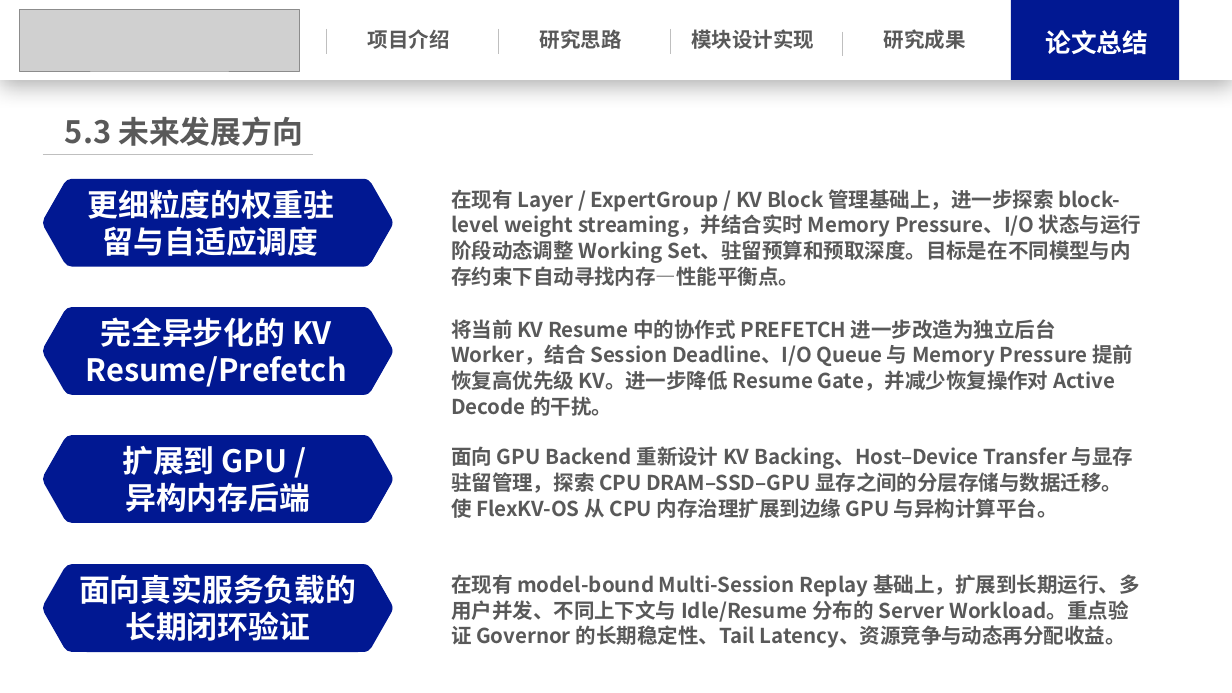
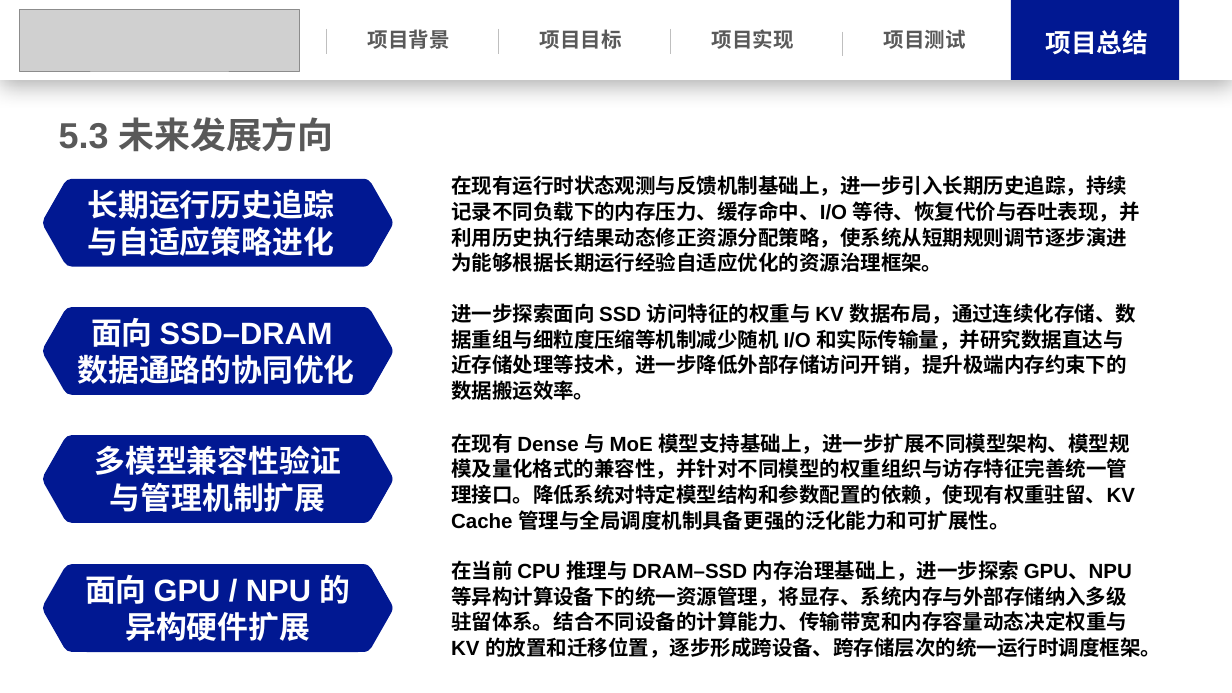
Before and after one commit to Leslie-1341/llama.cpp, a slide deck: slide 33 of docs/操作系统功能赛.pptx (slide 38 before the commit). Drawn at 1232x693 pixels with LibreOffice and Linux fonts; fonts in the diff are those of the drawing; grey boxes stand for pictures. Boxes give left, top, right and bottom in pixels: in the first picture for what was removed or moved away, otherwise in the second. Text is boxed around its words. In the diff, an @@ line names an element or a change of style, - is before the commit and + after.

```diff
--- a/docs/操作系统功能赛.pptx
+++ b/docs/操作系统功能赛.pptx
@@ text at box(368, 29, 450, 49): text changed; font Noto Sans CJK SC to Arial @@
-项目介绍
+项目背景
@@ text at box(540, 29, 622, 49): text changed; font Noto Sans CJK SC to Arial @@
-研究思路
+项目目标
@@ text at box(712, 29, 794, 49): text changed; font Noto Sans CJK SC to Arial @@
-模块设计实现
+项目实现
@@ text at box(884, 30, 966, 49): text changed; font Noto Sans CJK SC to Arial @@
-研究成果
+项目测试
@@ text at box(1045, 30, 1148, 55): text changed; font Noto Sans CJK SC to Arial @@
-论文总结
+项目总结
@@ text "5.3 未来发展方向" at box(59, 117, 333, 151): size 24 to 28 pt, font Noto Sans CJK SC to Arial @@
@@ line removed from (43, 154) to (312, 154) @@
@@ text added at box(451, 175, 1140, 272), 16 pt, text #000000, bold @@
+在现有运行时状态观测与反馈机制基础上，进一步引入长期历史追踪，持续记录不同负载下的内存压力、缓存命中、I/O 等待、恢复代价与吞吐表现，并利用历史执行结果动态修正资源分配策略，使系统从短期规则调节逐步演进为能够根据长期运行经验自适应优化的资源治理框架。
@@ text at box(87, 189, 333, 256): text changed; font Noto Sans CJK SC to Arial @@
-更细粒度的权重驻留与自适应调度
+长期运行历史追踪与自适应策略进化
@@ text removed at box(451, 189, 1141, 286) @@
-在现有 Layer / ExpertGroup / KV Block 管理基础上，进一步探索 block-level weight streaming，并结合实时 Memory Pressure、I/O 状态与运行阶段动态调整 Working Set、驻留预算和预取深度。目标是在不同模型与内存约束下自动寻找内存—性能平衡点。
@@ text at box(78, 318, 355, 384): text changed; font Noto Sans CJK SC to Arial @@
-完全异步化的 KV Resume/Prefetch
+面向 SSD–DRAM
+数据通路的协同优化
@@ text removed at box(451, 319, 1133, 391) @@
-将当前 KV Resume 中的协作式 PREFETCH 进一步改造为独立后台 Worker，结合 Session Deadline、I/O Queue 与 Memory Pressure 提前恢复高优先级 KV。进一步降低 Resume Gate，并减少恢复操作对 Active Decode 的干扰。
@@ text added at box(451, 303, 1137, 400), 16 pt, text #000000, bold @@
+进一步探索面向 SSD 访问特征的权重与 KV 数据布局，通过连续化存储、数据重组与细粒度压缩等机制减少随机 I/O 和实际传输量，并研究数据直达与近存储处理等技术，进一步降低外部存储访问开销，提升极端内存约束下的数据搬运效率。
@@ text at box(95, 445, 341, 512): text changed; font Noto Sans CJK SC to Arial @@
-扩展到 GPU /
-异构内存后端
+多模型兼容性验证与管理机制扩展
@@ text removed at box(451, 446, 1133, 518) @@
-面向 GPU Backend 重新设计 KV Backing、Host–Device Transfer 与显存驻留管理，探索 CPU DRAM–SSD–GPU 显存之间的分层存储与数据迁移。使 FlexKV-OS 从 CPU 内存治理扩展到边缘 GPU 与异构计算平台。
@@ text added at box(451, 433, 1135, 530), 16 pt, text #000000, bold @@
+在现有 Dense 与 MoE 模型支持基础上，进一步扩展不同模型架构、模型规模及量化格式的兼容性，并针对不同模型的权重组织与访存特征完善统一管理接口。降低系统对特定模型结构和参数配置的依赖，使现有权重驻留、KV Cache 管理与全局调度机制具备更强的泛化能力和可扩展性。
@@ text added at box(451, 560, 1161, 658), 16 pt, text #000000, bold @@
+在当前 CPU 推理与 DRAM–SSD 内存治理基础上，进一步探索 GPU、NPU 等异构计算设备下的统一资源管理，将显存、系统内存与外部存储纳入多级驻留体系。结合不同设备的计算能力、传输带宽和内存容量动态决定权重与 KV 的放置和迁移位置，逐步形成跨设备、跨存储层次的统一运行时调度框架。
@@ text in freeform shape at box(85, 575, 351, 641): text changed; font Noto Sans CJK SC to Arial @@
-面向真实服务负载的
-长期闭环验证
+面向 GPU / NPU 的
+异构硬件扩展
@@ text removed at box(451, 574, 1139, 648) @@
-在现有 model-bound Multi-Session Replay 基础上，扩展到长期运行、多用户并发、不同上下文与 Idle/Resume 分布的 Server Workload。重点验证 Governor 的长期稳定性、Tail Latency、资源竞争与动态再分配收益。
```
Also in this commit, not shown: 27 other slides changed, 8 slides added, 11 slides removed, 3 other files.
